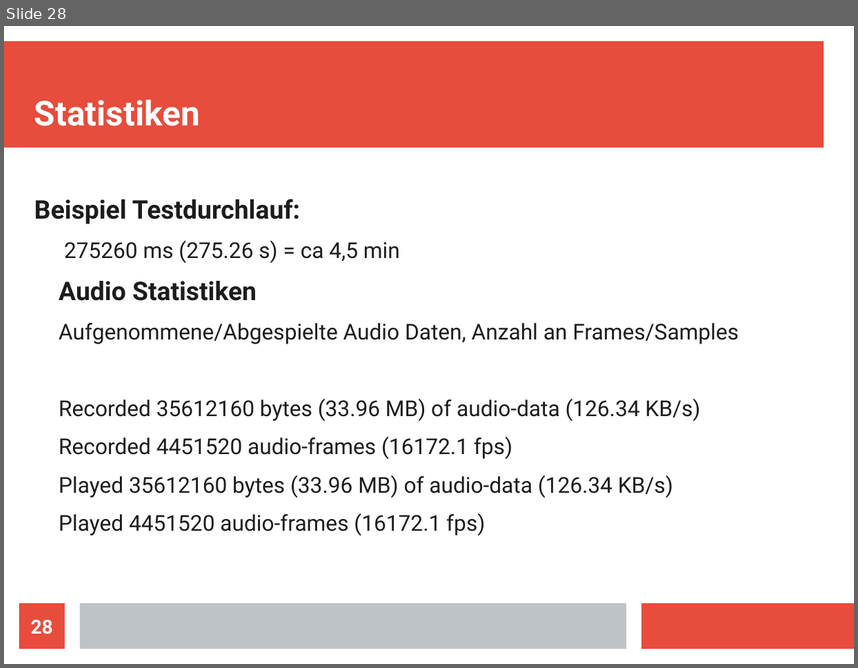
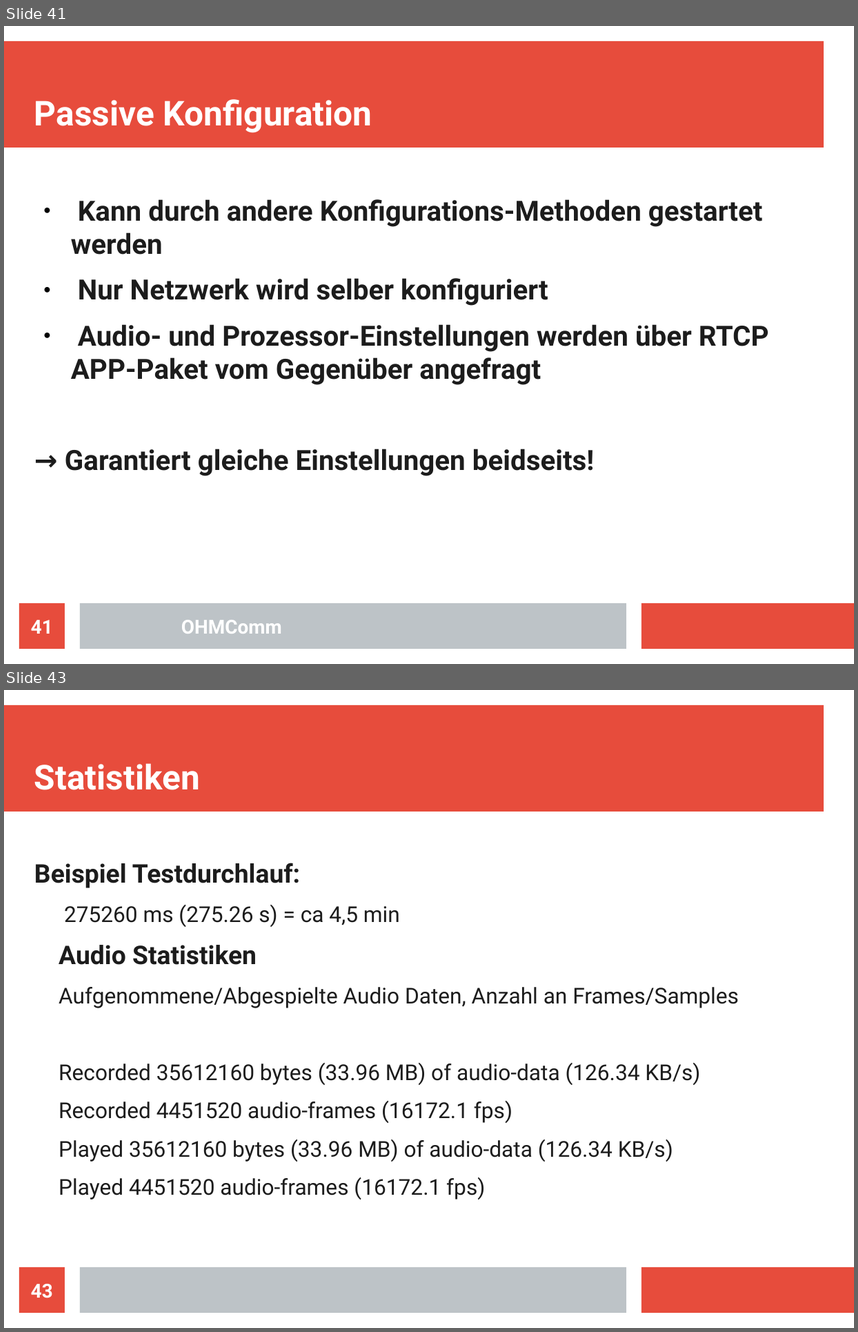
Before and after one commit to doe300/OHMComm, a slide deck: documents/OHMCommPres.odp. Shown one above the other, each under a label of ours: slide 28 before the commit, slides 41 and 43 after it; the slides between them are not shown. The pictures are 858x668 and 858x1332 pixels, drawn with LibreOffice and Linux fonts; fonts in the diff are those of the drawing. Boxes give left, top, right and bottom in pixels: in the first picture for what was removed or moved away, otherwise in the second. Text is boxed around its words. In the diff, an @@ line names an element or a change of style, - is before the commit and + after.

```diff
--- a/documents/OHMCommPres.odp
+++ b/documents/OHMCommPres.odp
@@ slide 41 added at (x1=4, y1=26, x2=854, y2=664), background #FFFFFF; not listed: 3 template elements that a slide beside it also shows @@
@@ title added at (x1=34, y1=99, x2=372, y2=133), 32 pt, text #FFFFFF, bold @@
+Passive Konfiguration
@@ text added at (x1=65, y1=199, x2=769, y2=476), 26 pt, text #1C1C1C, bold @@
+● Kann durch andere Konfigurations-Methoden gestartet werden
+● Nur Netzwerk wird selber konfiguriert
+● Audio- und Prozessor-Einstellungen werden über RTCP APP-Paket vom Gegenüber angefragt
+→ Garantiert gleiche Einstellungen beidseits!
@@ page number added at (x1=19, y1=603, x2=65, y2=648), fill #E74C3C, 18 pt, text #FFFFFF, bold @@
+41
@@ text added at (x1=181, y1=619, x2=282, y2=633), 18 pt, text #FFFFFF, bold @@
+OHMComm
@@ what was slide 28 is now slide 43 @@
@@ page number at (x1=31, y1=1283, x2=53, y2=1298): text changed @@
-28
+43
```
Also in this commit, not shown: 14 other slides added.
